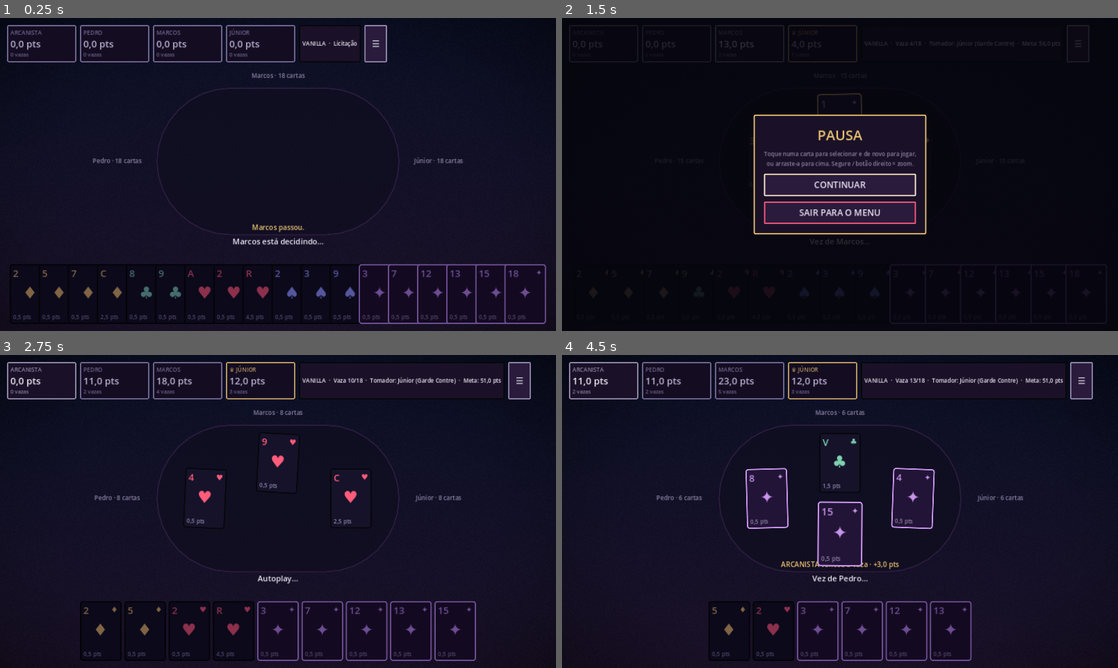
Above: before the commit, frames 1-4 (two rows, left to right).
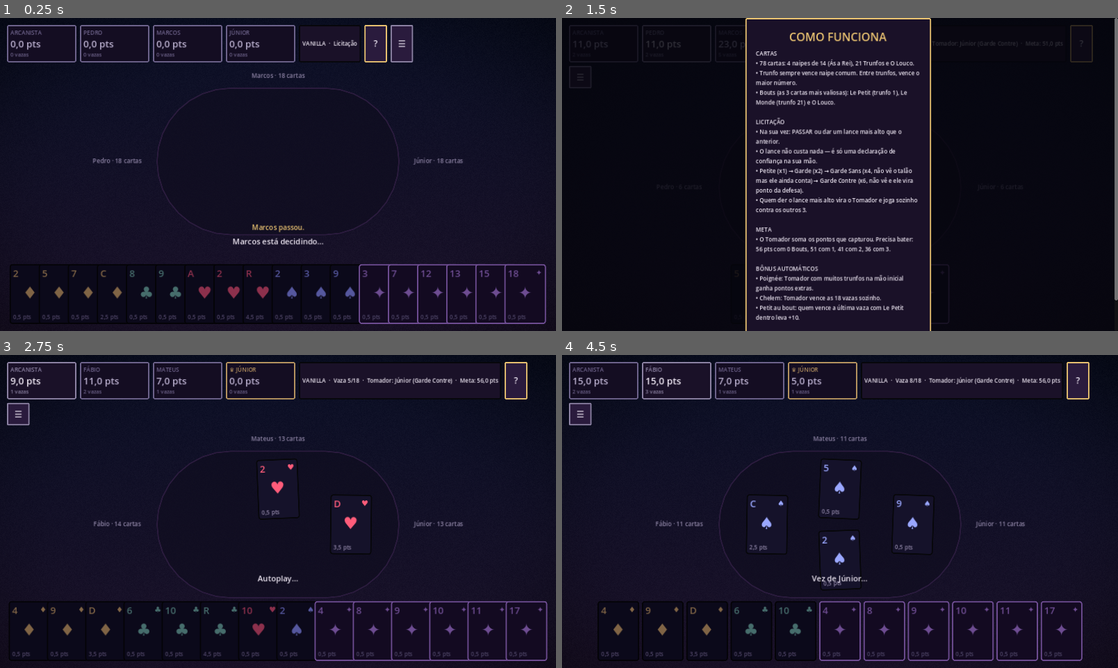
Above: after the commit, the same moments.

Repository: bluumcc/tarolo
Game: Godot game, scene res://tests/Smoke.tscn
Same seed, same stepped clock (60 frames per second), same inputs: the game is played once before the commit and once after it. This scene is started directly instead of the project's main scene.
Inputs (mouse positions are in pixels of both pictures, inside the frame that each line leads up to):
- Up to frame 1 (0.25 s): no input
- Up to frame 2 (1.5 s): click (1079, 43) at 0.5 s, where only the run after the commit has a clickable "?"; click "☰" at 1.25 s
- Up to frame 3 (2.75 s): click (278, 520) at 2 s, where only the run before the commit has a clickable "CONTINUAR"
- Up to frame 4 (4.5 s): click "☰" at 2.75 s; click (1079, 380) at 3.5 s, where only the run after the commit has a clickable "?"; click "CONTINUAR" at 4.25 s

The runs differ from the first frame. In frame 1, 0.6% of the frame differs, in the area x 65-75%, y 2-15%; in frame 2, 12%, in the area x 1-100%, y 0-100%; in frame 3, 5.6%; in frame 4, 7.1%.

Commit message:
Poignée, Chelem e Petit au bout + tela de licitação e ajuda mais claras
Bônus detectados automaticamente (sem exigir declaração, pra não pesar
no aprendizado): Poignée por muitos trunfos na mão inicial do Tomador,
Chelem por vencer as 18 vazas sozinho, Petit au bout por vencer a
última vaza com Le Petit dentro. Somam ao placar depois do multiplicador
do contrato, como no jogo real, e aparecem na tela de resultado.

Tela de licitação agora mostra uma explicação curta embaixo de cada
contrato (Petite/Garde/Garde Sans/Garde Contre). Novo botão "?" na
partida abre um resumo rápido de regras, licitação e bônus sem precisar
voltar ao menu. Texto "Como Jogar" do menu atualizado (ainda citava a
licitação automática antiga).

Co-Authored-By: Claude Sonnet 5 <noreply@anthropic.com>
Claude-Session: https://claude.ai/code/session_011qPhSZ6VtyM6UvSSPJpf4k

Diff:
--- a/scripts/core/match_engine.gd
+++ b/scripts/core/match_engine.gd
@@ -28,6 +28,7 @@
 var highest_bidder := -1
 var bidding_done := false
 var bidding_void := false      # todos passaram (mão anulada — chamador deve refazer o setup)
+var taker_trump_count := 0     # trunfos na mão do tomador já com o talão resolvido (Poignée)
 
 
 ## config: { seed, players }
@@ -147,6 +148,10 @@
 	total_tricks = (hands[0] as Array).size()
 	leader = (taker + 1) % num_players
 	current = leader
+	taker_trump_count = 0
+	for c in hands[taker]:
+		if (c as CardData).is_trunfo():
+			taker_trump_count += 1
 
 
 ## Descarta as `n` cartas mais fracas (nunca um Bout) de `hand`, devolve as descartadas.
@@ -218,12 +223,40 @@
 			bouts += 1
 	# Garde Sans/Contre: o talão nunca entrou na mão do tomador (não é jogado em vaza
 	# nenhuma), então ele só entra na conta final aqui — não nos dois casos acima.
-	var r := Scoring.resolve(taker_points, bouts, contract)
+	var bonuses := _round_bonuses()
+	var r := Scoring.resolve(taker_points, bouts, contract, bonuses)
 	r["taker"] = taker
 	r["taker_points"] = taker_points
 	r["bouts"] = bouts
 	r["deltas"] = Scoring.distribute(r["score"], taker, num_players)
 	return r
+
+
+## Detecta Poignée (mão inicial do tomador), Chelem (tomador venceu todas as vazas) e
+## Petit au bout (Le Petit na última vaza) — tudo automático, sem exigir declaração.
+func _round_bonuses() -> Dictionary:
+	var poignee := Scoring.poignee_bonus(taker_trump_count)
+	var chelem := 0.0
+	var taker_won_all := true
+	for p in range(num_players):
+		if p != taker and not (captured[p] as Array).is_empty():
+			taker_won_all = false
+			break
+	if taker_won_all:
+		chelem = Scoring.CHELEM_BONUS
+	var petit_au_bout := 0.0
+	if not history.is_empty():
+		var last_trick: Dictionary = history[-1]
+		var has_petit := false
+		for entry in (last_trick["plays"] as Array):
+			var card: CardData = entry["card"]
+			if card.is_trunfo() and card.rank == CardData.PETIT:
+				has_petit = true
+				break
+		if has_petit:
+			var winner: int = last_trick["winner"]
+			petit_au_bout = Scoring.PETIT_AU_BOUT_BONUS if winner == taker else -Scoring.PETIT_AU_BOUT_BONUS
+	return {"poignee": poignee, "chelem": chelem, "petit_au_bout": petit_au_bout}
 
 
 ## Pontos capturados até agora por um jogador (visível durante a partida — o placar
--- a/scripts/core/scoring.gd
+++ b/scripts/core/scoring.gd
@@ -6,24 +6,55 @@
 ## Quanto mais Bouts o tomador guarda, menos pontos precisa pra bater a meta.
 const TARGET_BY_BOUTS := {0: 56.0, 1: 51.0, 2: 41.0, 3: 36.0}
 
-## Contratos de licitação e seus multiplicadores (Petite/Garde ativos hoje; os outros dois
-## — Garde Sans/Garde Contre le Chien — entram quando a licitação interativa existir).
+## Contratos de licitação e seus multiplicadores, do mais leve ao mais arriscado.
 enum Contract { PETITE, GARDE, GARDE_SANS, GARDE_CONTRE }
 const CONTRACT_NAMES := ["Petite", "Garde", "Garde Sans", "Garde Contre"]
 const CONTRACT_MULT := {Contract.PETITE: 1, Contract.GARDE: 2, Contract.GARDE_SANS: 4, Contract.GARDE_CONTRE: 6}
+## Explicação curta de cada contrato pra mostrar na tela de licitação — o jogo tem
+## regras demais pra aprender de uma vez, então isso fica sempre visível ao lado do botão.
+const CONTRACT_HINTS := [
+	"Compromisso leve — multiplica x1",
+	"Mais confiança — multiplica x2",
+	"Não vê o talão, mas ele ainda conta pra você — x4",
+	"Não vê o talão, e ele vira ponto da defesa — x6",
+]
 
 ## Toda rodada dá um piso de 25 pontos de aposta, que se soma à distância (pra mais ou
 ## pra menos) da meta — e só depois é multiplicado pelo contrato.
 const BASE_SCORE := 25.0
+
+## Poignée: bônus por segurar muitos trunfos na mão inicial (detectado automaticamente,
+## sem exigir declaração — pra não pesar no aprendizado). Valores oficiais de mesa com
+## 4 jogadores; soma-se ao placar já multiplicado, não entra na conta da meta.
+const POIGNEE_THRESHOLDS := [[15, 40.0], [13, 30.0], [10, 20.0]]  # [trunfos mínimos, bônus]
+
+## Chelem: o tomador vence as 18 vazas sozinho. Usa o valor de "chelem não anunciado"
+## (o anunciado renderia mais, mas exigiria declarar antes — fica pra depois).
+const CHELEM_BONUS := 200.0
+
+## Petit au bout: quem vence a última vaza com Le Petit dentro leva 10 pontos extras —
+## a favor do tomador se for ele, da defesa se for outro jogador.
+const PETIT_AU_BOUT_BONUS := 10.0
 
 
 static func target_for_bouts(bouts: int) -> float:
 	return TARGET_BY_BOUTS[clampi(bouts, 0, 3)]
 
 
+## Maior bônus de Poignée que `trump_count` trunfos na mão inicial alcança (0 se nenhum).
+static func poignee_bonus(trump_count: int) -> float:
+	for pair in POIGNEE_THRESHOLDS:
+		if trump_count >= pair[0]:
+			return pair[1]
+	return 0.0
+
+
 ## `taker_points` = soma de `CardData.points()` de tudo que o tomador capturou
 ## (vazas vencidas + talão). `bouts` = quantos dos 3 Bouts estão nesse total.
-static func resolve(taker_points: float, bouts: int, contract: int = Contract.PETITE) -> Dictionary:
+## `bonuses` (opcional) = { poignee, chelem, petit_au_bout }, já com o sinal certo
+## (positivo a favor do tomador, negativo a favor da defesa) — somados depois do
+## multiplicador do contrato, como no jogo real.
+static func resolve(taker_points: float, bouts: int, contract: int = Contract.PETITE, bonuses: Dictionary = {}) -> Dictionary:
 	var target := target_for_bouts(bouts)
 	var margin := taker_points - target
 	var success := margin >= 0.0
@@ -31,6 +62,8 @@
 	var score := (BASE_SCORE + absf(margin)) * mult
 	if not success:
 		score = -score
+	var bonus_total := float(bonuses.get("poignee", 0.0)) + float(bonuses.get("chelem", 0.0)) + float(bonuses.get("petit_au_bout", 0.0))
+	score += bonus_total
 	return {
 		"target": target,
 		"margin": margin,
@@ -38,6 +71,8 @@
 		"score": score,
 		"contract": contract,
 		"contract_mult": mult,
+		"bonuses": bonuses,
+		"bonus_total": bonus_total,
 	}
 
 
--- a/scripts/ui/game_scene.gd
+++ b/scripts/ui/game_scene.gd
@@ -91,6 +91,11 @@
 	info_label = UIKit.label("", 13, UIKit.INK)
 	info_box.add_child(info_label)
 	hud.add_child(info_box)
+
+	var help_btn := UIKit.button("?", UIKit.GOLD, 20)
+	help_btn.custom_minimum_size = Vector2(52, 52)
+	help_btn.pressed.connect(_open_help)
+	hud.add_child(help_btn)
 
 	var menu_btn := UIKit.button("☰", UIKit.MUTED, 20)
 	menu_btn.custom_minimum_size = Vector2(52, 52)
@@ -322,23 +327,36 @@
 	v.add_theme_constant_override("separation", 8)
 	panel.add_child(v)
 	v.add_child(UIKit.label("SUA VEZ DE LICITAR", 15, UIKit.GOLD, HORIZONTAL_ALIGNMENT_CENTER))
+	if forced:
+		v.add_child(UIKit.label("Ninguém mais licitou — você é obrigado a assumir um contrato", 12, UIKit.DANGER, HORIZONTAL_ALIGNMENT_CENTER))
 	var row := HBoxContainer.new()
 	row.add_theme_constant_override("separation", 8)
 	v.add_child(row)
 	var first_btn: Button
 	if not forced:
+		var pass_col := VBoxContainer.new()
+		pass_col.add_theme_constant_override("separation", 2)
+		row.add_child(pass_col)
 		var pass_btn := UIKit.button("PASSAR", UIKit.MUTED, 14)
 		pass_btn.pressed.connect(func():
 			panel.queue_free()
 			human_bid_chosen.emit(-1))
-		row.add_child(pass_btn)
+		pass_col.add_child(pass_btn)
+		pass_col.add_child(UIKit.label("Desiste dessa rodada", 10, UIKit.MUTED, HORIZONTAL_ALIGNMENT_CENTER))
 		first_btn = pass_btn
 	for c in opts:
+		var col := VBoxContainer.new()
+		col.add_theme_constant_override("separation", 2)
+		col.custom_minimum_size = Vector2(150, 0)
+		row.add_child(col)
 		var b := UIKit.button(Scoring.CONTRACT_NAMES[c], UIKit.GOLD, 14)
 		b.pressed.connect(func(cc = c):
 			panel.queue_free()
 			human_bid_chosen.emit(cc))
-		row.add_child(b)
+		col.add_child(b)
+		var hint := UIKit.label(str(Scoring.CONTRACT_HINTS[c]), 10, UIKit.MUTED, HORIZONTAL_ALIGNMENT_CENTER)
+		hint.autowrap_mode = TextServer.AUTOWRAP_WORD
+		col.add_child(hint)
 		if first_btn == null:
 			first_btn = b
 	popup_layer.add_child(panel)
@@ -551,6 +569,20 @@
 		"+" if r["margin"] >= 0.0 else "",
 		UIKit.fmt_dec(r["margin"], 1),
 	], 14, UIKit.MUTED, HORIZONTAL_ALIGNMENT_CENTER))
+	var bonuses: Dictionary = r.get("bonuses", {})
+	var bonus_lines: Array = []
+	if float(bonuses.get("poignee", 0.0)) > 0.0:
+		bonus_lines.append("✦ Poignée — %s tinha muitos trunfos (+%d)" % [str(config["names"][r["taker"]]), int(bonuses["poignee"])])
+	if float(bonuses.get("chelem", 0.0)) > 0.0:
+		bonus_lines.append("✦ Chelem — %s venceu todas as vazas (+%d)" % [str(config["names"][r["taker"]]), int(bonuses["chelem"])])
+	var petit: float = float(bonuses.get("petit_au_bout", 0.0))
+	if petit > 0.0:
+		bonus_lines.append("✦ Petit au bout a favor do Tomador (+%d)" % int(petit))
+	elif petit < 0.0:
+		bonus_lines.append("✦ Petit au bout a favor da Defesa (%d)" % int(petit))
+	if not bonus_lines.is_empty():
+		for line in bonus_lines:
+			v.add_child(UIKit.label(str(line), 12, UIKit.GOLD, HORIZONTAL_ALIGNMENT_CENTER))
 	v.add_child(HSeparator.new())
 	for p in engine.standings():
 		var delta := int(r["deltas"][p])
@@ -611,6 +643,33 @@
 			ov.queue_free())
 
 
+func _open_help() -> void:
+	var v := UIKit.modal(overlay_layer, "COMO FUNCIONA")
+	var text := """CARTAS
+• 78 cartas: 4 naipes de 14 (Ás a Rei), 21 Trunfos e O Louco.
+• Trunfo sempre vence naipe comum. Entre trunfos, vence o maior número.
+• Bouts (as 3 cartas mais valiosas): Le Petit (trunfo 1), Le Monde (trunfo 21) e O Louco.
+
+LICITAÇÃO
+• Na sua vez: PASSAR ou dar um lance mais alto que o anterior.
+• O lance não custa nada — é só uma declaração de confiança na sua mão.
+• Petite (x1) → Garde (x2) → Garde Sans (x4, não vê o talão mas ele ainda conta) → Garde Contre (x6, não vê e ele vira ponto da defesa).
+• Quem der o lance mais alto vira o Tomador e joga sozinho contra os outros 3.
+
+META
+• O Tomador soma os pontos que capturou. Precisa bater: 56 pts com 0 Bouts, 51 com 1, 41 com 2, 36 com 3.
+
+BÔNUS AUTOMÁTICOS
+• Poignée: Tomador com muitos trunfos na mão inicial ganha pontos extras.
+• Chelem: Tomador vence as 18 vazas sozinho.
+• Petit au bout: quem vence a última vaza com Le Petit dentro leva +10."""
+	var l := UIKit.label(text, 13, UIKit.INK)
+	l.autowrap_mode = TextServer.AUTOWRAP_WORD_SMART
+	l.custom_minimum_size = Vector2(340, 0)
+	v.add_child(l)
+	UIKit.close_button(overlay_layer, v)
+
+
 func _open_pause() -> void:
 	if finished:
 		return
--- a/scripts/ui/main_menu.gd
+++ b/scripts/ui/main_menu.gd
@@ -256,7 +256,9 @@
 • Obrigado a seguir o naipe líder. Sem ele, é obrigado a jogar Trunfo — e se alguém já cortou, precisa cobrir com um Trunfo maior, se tiver.
 • O Louco pode ser jogado a qualquer momento, nunca vence a vaza, mas o dono guarda os pontos dele.
 • Le Petit (trunfo 1), Le Monde (trunfo 21) e O Louco são os 3 Bouts — as cartas mais valiosas do jogo.
-• Quem tem a mão mais forte vira o Tomador e joga sozinho contra os outros 3. No fim, some os pontos que capturou: precisa de 56 pts com 0 Bouts, 51 com 1, 41 com 2 ou 36 com 3 pra vencer a rodada.
+• Licitação: cada jogador, na sua vez, passa ou dá um lance mais alto (Petite x1, Garde x2, Garde Sans x4, Garde Contre x6). O lance não custa fichas — é só a declaração de quão confiante você está. Quem der o maior lance vira o Tomador e joga sozinho contra os outros 3.
+• No fim, o Tomador some os pontos que capturou: precisa de 56 pts com 0 Bouts, 51 com 1, 41 com 2 ou 36 com 3 pra vencer a rodada.
+• Bônus automáticos: Poignée (muitos trunfos na mão), Chelem (vencer as 18 vazas sozinho) e Petit au bout (vencer a última vaza com Le Petit).
 • Ranqueado: sua colocação entre 4 jogadores define LP e MMR."""
 	var l := UIKit.label(text, 15, UIKit.INK)
 	l.autowrap_mode = TextServer.AUTOWRAP_WORD_SMART
--- a/scripts/ui/ui_kit.gd
+++ b/scripts/ui/ui_kit.gd
@@ -131,6 +131,37 @@
 	return ("-" if x < 0 else "") + fmt_int(whole) + ("," + frac_str if decimals > 0 else "")
 
 
+## Modal genérico (fundo escurecido + painel com scroll) usado fora do menu principal —
+## ex: o botão de ajuda dentro da partida, pra explicar regras sem exigir decorar tudo antes.
+static func modal(overlay_layer: Control, title: String, width: float = 380.0) -> VBoxContainer:
+	var ov := overlay()
+	overlay_layer.add_child(ov)
+	var box_p := panel(PURPLE_DEEP, GOLD, 24)
+	var v := VBoxContainer.new()
+	v.add_theme_constant_override("separation", 10)
+	v.custom_minimum_size = Vector2(width, 0)
+	box_p.add_child(v)
+	v.add_child(label(title, 26, GOLD, HORIZONTAL_ALIGNMENT_CENTER))
+	var scroll := ScrollContainer.new()
+	scroll.set_anchors_and_offsets_preset(Control.PRESET_FULL_RECT)
+	scroll.horizontal_scroll_mode = ScrollContainer.SCROLL_MODE_DISABLED
+	var center := CenterContainer.new()
+	center.size_flags_horizontal = Control.SIZE_EXPAND_FILL
+	center.size_flags_vertical = Control.SIZE_EXPAND_FILL
+	center.add_child(box_p)
+	scroll.add_child(center)
+	ov.add_child(scroll)
+	return v
+
+
+static func close_button(overlay_layer: Control, v: VBoxContainer) -> void:
+	var close := button("FECHAR", MUTED)
+	close.pressed.connect(func():
+		overlay_layer.get_child(overlay_layer.get_child_count() - 1).queue_free())
+	v.add_child(close)
+	close.grab_focus.call_deferred()
+
+
 static func is_portrait(node: Control) -> bool:
 	var s := node.get_viewport_rect().size
 	return s.y > s.x
--- a/tests/test_runner.gd
+++ b/tests/test_runner.gd
@@ -16,6 +16,7 @@
 	_test_louco()
 	_test_winner()
 	_test_bidding()
+	_test_bonuses()
 	print("\n%d ok, %d falhas" % [passed, failures])
 	quit(1 if failures > 0 else 0)
 
@@ -186,6 +187,48 @@
 	check(TrickRules.winning_index(plays) == 3, "maior do naipe líder vence (Rei de outro naipe não)")
 	check(TrickRules.winning_index([{"player": 0, "card": c(2, 1)}, {"player": 1, "card": c(2, 2)}]) == 1, "Ás é a menor carta do naipe")
 
+
+func _test_bonuses() -> void:
+	check(Scoring.poignee_bonus(9) == 0.0, "menos de 10 trunfos não dá Poignée")
+	check(Scoring.poignee_bonus(10) == 20.0, "10 trunfos = Poignée simples (+20)")
+	check(Scoring.poignee_bonus(12) == 20.0, "12 trunfos ainda é Poignée simples")
+	check(Scoring.poignee_bonus(13) == 30.0, "13 trunfos = Poignée dupla (+30)")
+	check(Scoring.poignee_bonus(15) == 40.0, "15 trunfos = Poignée tripla (+40)")
+
+	var r := Scoring.resolve(60.0, 1, Scoring.Contract.GARDE, {"poignee": 20.0, "chelem": 200.0, "petit_au_bout": 10.0})
+	check(r["bonus_total"] == 230.0, "bônus somam 230 antes de aplicar ao placar")
+	check(r["score"] > 230.0, "placar final inclui o resultado do contrato mais os bônus")
+
+	var r2 := Scoring.resolve(60.0, 1, Scoring.Contract.GARDE, {"petit_au_bout": -10.0})
+	check(r2["bonus_total"] == -10.0, "petit au bout a favor da defesa entra negativo pro tomador")
+
+	# Detecção automática via MatchEngine: monta um estado final manualmente (sem rodar
+	# a partida inteira) e confere se _round_bonuses() lê tudo certo.
+	var e := MatchEngine.new()
+	e.setup({"seed": 42, "players": 4})
+	e.num_players = 4
+	e.taker = 0
+	e.taker_trump_count = 13
+	e.captured = [[], [], [], []]  # ninguém além do tomador capturou nada -> chelem
+	e.captured[0].append(c(4, 5))
+	var petit := c(4, CardData.PETIT)
+	e.history = [{
+		"winner": 0,
+		"plays": [{"player": 0, "card": petit}, {"player": 1, "card": c(0, 3)}, {"player": 2, "card": c(1, 4)}, {"player": 3, "card": c(2, 6)}],
+	}]
+	var bonuses: Dictionary = e._round_bonuses()
+	check(bonuses["poignee"] == 30.0, "MatchEngine detecta Poignée dupla (13 trunfos)")
+	check(bonuses["chelem"] == 200.0, "MatchEngine detecta Chelem quando só o tomador capturou algo")
+	check(bonuses["petit_au_bout"] == 10.0, "MatchEngine detecta Petit au bout a favor do tomador quando ele vence a última vaza com Le Petit")
+
+	e.taker = 1  # agora o Petit foi vencido por outro jogador na última vaza
+	e.history = [{
+		"winner": 0,
+		"plays": [{"player": 0, "card": petit}, {"player": 1, "card": c(0, 3)}, {"player": 2, "card": c(1, 4)}, {"player": 3, "card": c(2, 6)}],
+	}]
+	var bonuses2: Dictionary = e._round_bonuses()
+	check(bonuses2["petit_au_bout"] == -10.0, "Petit au bout vira pra defesa quando quem vence a última vaza não é o tomador")
+
 	var cut := [
 		{"player": 0, "card": c(2, 14)},
 		{"player": 1, "card": c(4, 5)},
